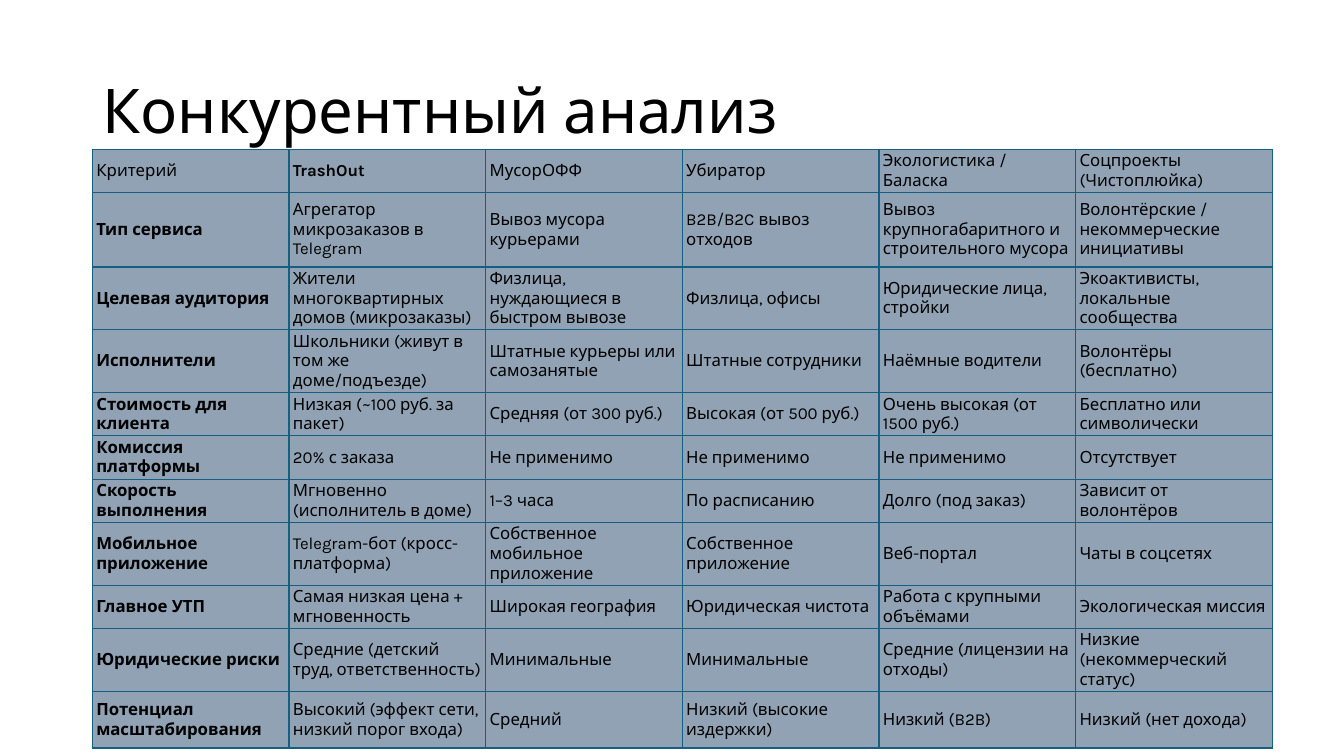
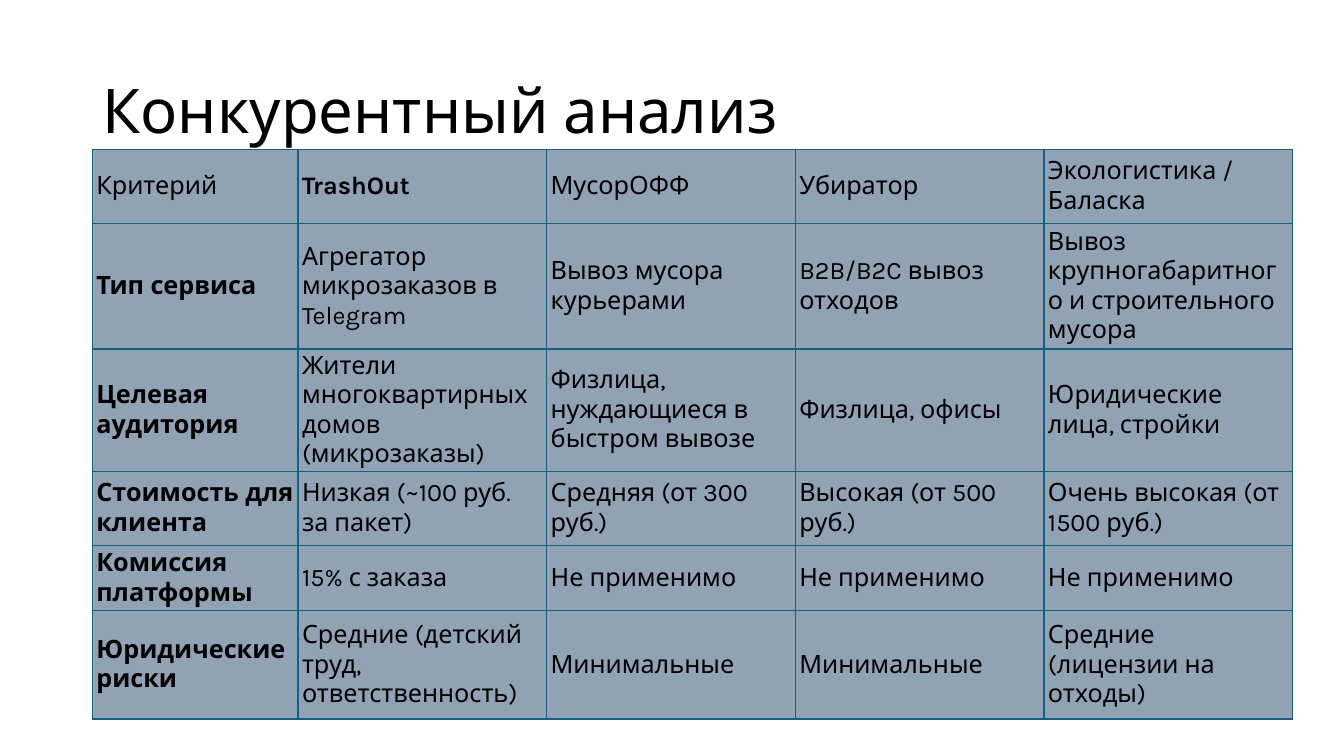
Before and after one commit to Seab-Unic/descripttrashout, a slide deck: slide 6 of TrashOut – Проект Константина Евстигнеева.pptx (slide 5 before the commit). Drawn at 1344x756 pixels with LibreOffice and Linux fonts; fonts in the diff are those of the drawing. Boxes give left, top, right and bottom in pixels: in the first picture for what was removed or moved away, otherwise in the second. Text is boxed around its words. In the diff, an @@ line names an element or a change of style, - is before the commit and + after.

```diff
--- a/TrashOut – Проект Константина Евстигнеева.pptx
+++ b/TrashOut – Проект Константина Евстигнеева.pptx
@@ table at <box>93,149,1295,722</box> @@
-Критерий | TrashOut | МусорОФФ | Убиратор | Экологистика / Баласка | Соцпроекты (Чистоплюйка)
-Тип сервиса | Агрегатор микрозаказов в Telegram | Вывоз мусора курьерами | B2B/B2C вывоз отходов | Вывоз крупногабаритного и строительного мусора | Волонтёрские / некоммерческие инициативы
-Целевая аудитория | Жители многоквартирных домов (микрозаказы) | Физлица, нуждающиеся в быстром вывозе | Физлица, офисы | Юридические лица, стройки | Экоактивисты, локальные сообщества
-Исполнители | Школьники (живут в том же доме/подъезде) | Штатные курьеры или самозанятые | Штатные сотрудники | Наёмные водители | Волонтёры (бесплатно)
-Стоимость для клиента | Низкая (~100 руб. за пакет) | Средняя (от 300 руб.) | Высокая (от 500 руб.) | Очень высокая (от 1500 руб.) | Бесплатно или символически
-Комиссия платформы | 20% с заказа | Не применимо | Не применимо | Не применимо | Отсутствует
-Скорость выполнения | Мгновенно (исполнитель в доме) | 1–3 часа | По расписанию | Долго (под заказ) | Зависит от волонтёров
-Мобильное приложение | Telegram-бот (кросс-платформа) | Собственное мобильное приложение | Собственное приложение | Веб-портал | Чаты в соцсетях
-Главное УТП | Самая низкая цена + мгновенность | Широкая география | Юридическая чистота | Работа с крупными объёмами | Экологическая миссия
-Юридические риски | Средние (детский труд, ответственность) | Минимальные | Минимальные | Средние (лицензии на отходы) | Низкие (некоммерческий статус)
-Потенциал масштабирования | Высокий (эффект сети, низкий порог входа) | Средний | Низкий (высокие издержки) | Низкий (B2B) | Низкий (нет дохода)
+Критерий | TrashOut | МусорОФФ | Убиратор | Экологистика / Баласка
+Тип сервиса | Агрегатор микрозаказов в Telegram | Вывоз мусора курьерами | B2B/B2C вывоз отходов | Вывоз крупногабаритного и строительного мусора
+Целевая аудитория | Жители многоквартирных домов (микрозаказы) | Физлица, нуждающиеся в быстром вывозе | Физлица, офисы | Юридические лица, стройки
+Стоимость для клиента | Низкая (~100 руб. за пакет) | Средняя (от 300 руб.) | Высокая (от 500 руб.) | Очень высокая (от 1500 руб.)
+Комиссия платформы | 15% с заказа | Не применимо | Не применимо | Не применимо
+Юридические риски | Средние (детский труд, ответственность) | Минимальные | Минимальные | Средние (лицензии на отходы)
@@ table: place and size @@
-table at <box>93,149,1272,743</box>
+table at <box>93,149,1295,722</box>
```
Also in this commit, not shown: 5 other slides changed, 1 slide added.
